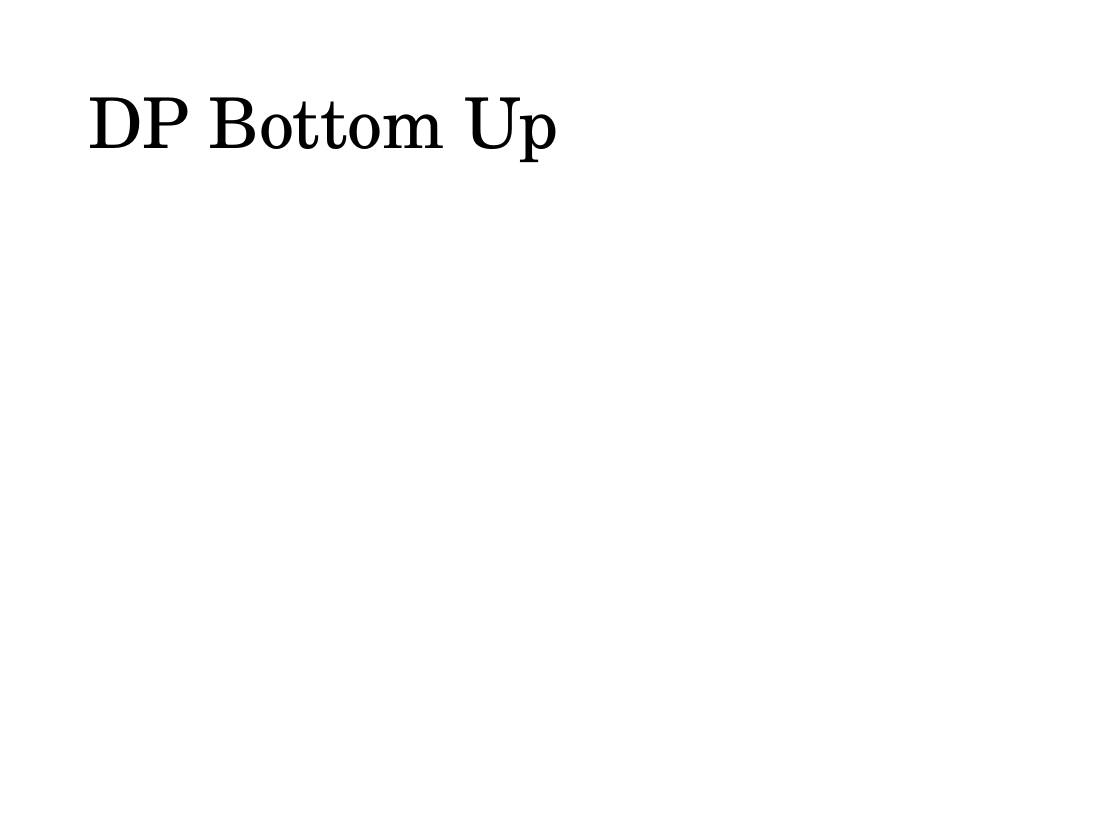
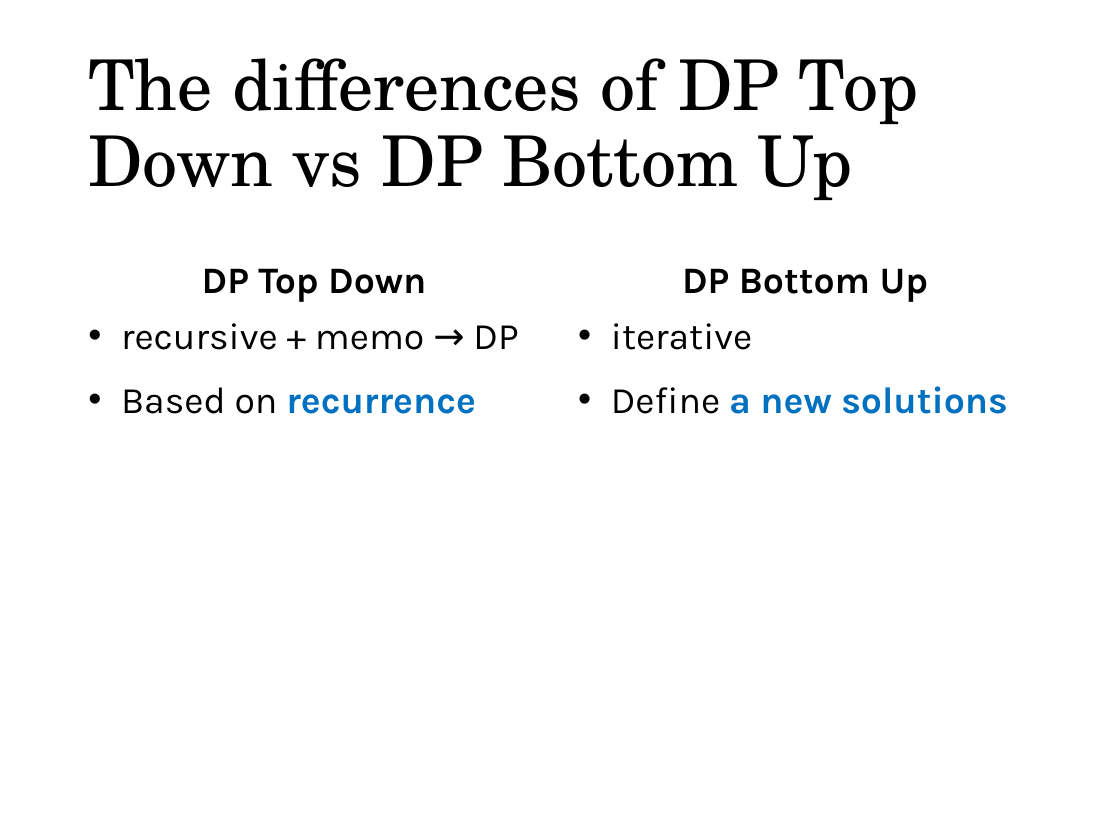
Before and after one commit to munif/paa-2, a slide deck: slide 34 of 161702/presentation/01 - Syllabus, Review of PAA 1/01. Syllabus, Review of PAA 1.pptx. Drawn at 1120x840 pixels with LibreOffice and Linux fonts; fonts in the diff are those of the drawing. Boxes give left, top, right and bottom in pixels: in the first picture for what was removed or moved away, otherwise in the second. Text is boxed around its words. In the diff, an @@ line names an element or a change of style, - is before the commit and + after.

```diff
--- a/161702/presentation/01 - Syllabus, Review of PAA 1/01. Syllabus, Review of PAA 1.pptx
+++ b/161702/presentation/01 - Syllabus, Review of PAA 1/01. Syllabus, Review of PAA 1.pptx
@@ title at box(88, 58, 919, 200): text changed @@
-DP Bottom Up
+The differences of DP Top Down vs DP Bottom Up
@@ text added at box(202, 268, 426, 302), 24 pt, text #000000, bold @@
+DP Top Down
@@ text added at box(682, 268, 929, 302), 24 pt, text #000000, bold @@
+DP Bottom Up
@@ text added at box(121, 323, 518, 414), 24 pt, text #000000 @@
+• recursive + memo → DP
+• Based on recurrence
@@ text added at box(611, 323, 1008, 414), 24 pt, text #000000 @@
+• iterative
+• Define a new solutions
```
Also in this commit, not shown: 5 other files.
